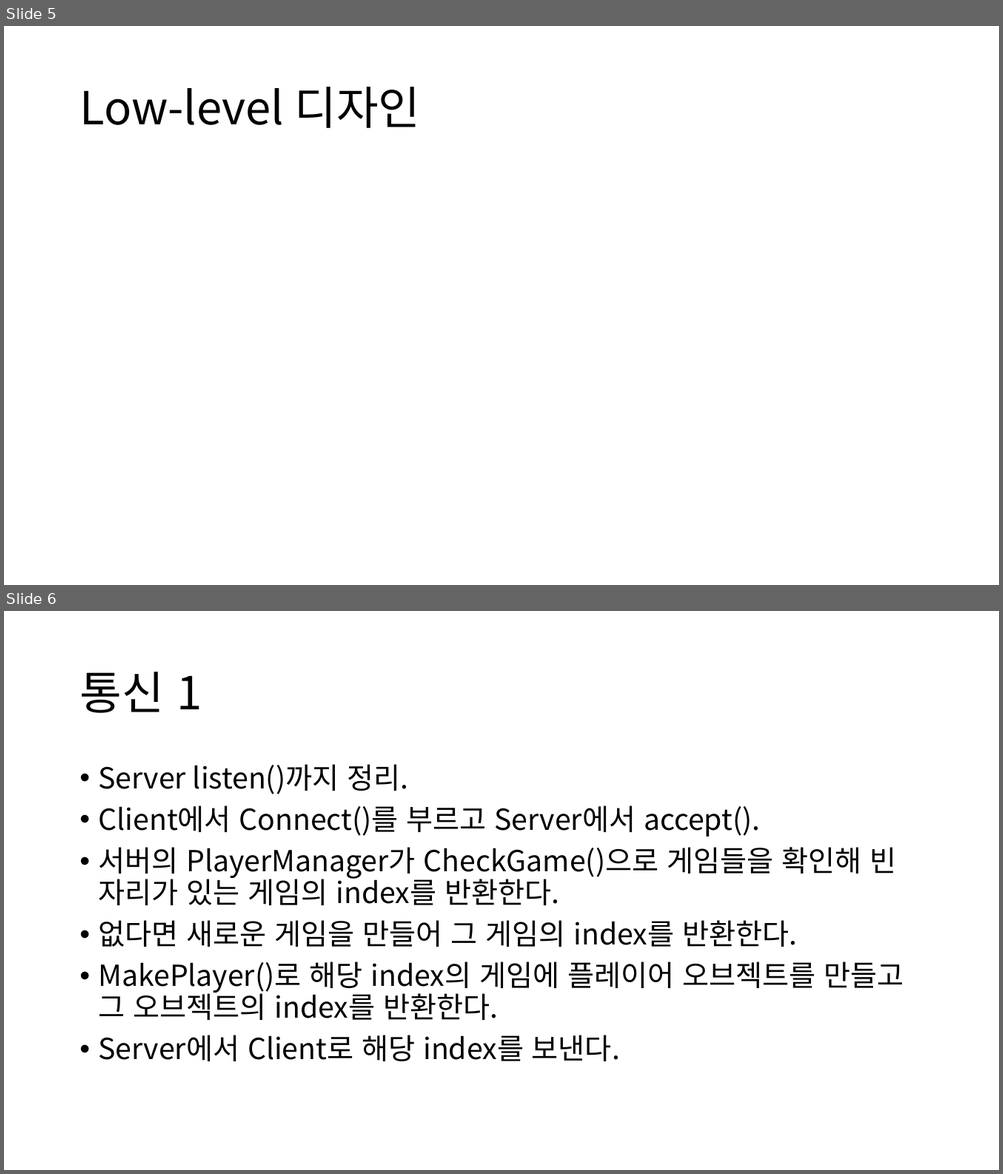
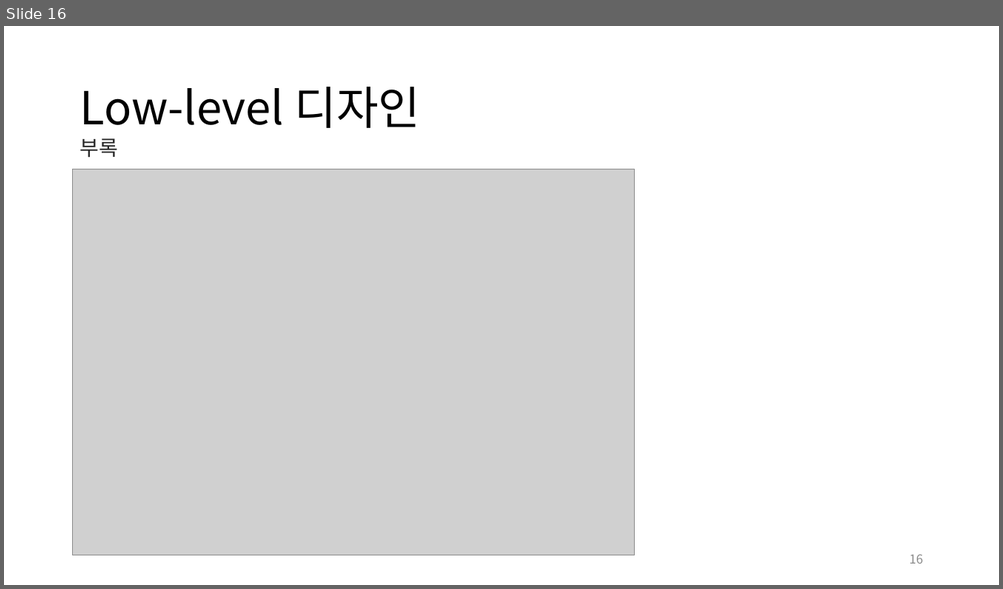
Before and after one commit to andy3790/NGP_Project, a slide deck: Doc/추진 계획서.pptx. Shown one above the other, each under a label of ours: slides 5 and 6 before the commit, slide 16 after it. The pictures are 1003x1174 and 1003x589 pixels, drawn with LibreOffice and Linux fonts; fonts in the diff are those of the drawing; grey boxes stand for pictures. Boxes give left, top, right and bottom in pixels: in the first picture for what was removed or moved away, otherwise in the second. Text is boxed around its words. In the diff, an @@ line names an element or a change of style, - is before the commit and + after.

```diff
--- a/Doc/추진 계획서.pptx
+++ b/Doc/추진 계획서.pptx
@@ slide 6 removed at <box>4,611,999,1170</box>, background #FFFFFF @@
@@ title removed at <box>79,672,202,713</box> @@
-통신 1
@@ text removed at <box>99,764,903,1062</box> @@
-• Server listen()까지 정리.
-• Client에서 Connect()를 부르고 Server에서 accept().
-• 서버의 PlayerManager가 CheckGame()으로 게임들을 확인해 빈 자리가 있는 게임의 index를 반환한다.
-• 없다면 새로운 게임을 만들어 그 게임의 index를 반환한다.
-• MakePlayer()로 해당 index의 게임에 플레이어 오브젝트를 만들고 그 오브젝트의 index를 반환한다.
-• Server에서 Client로 해당 index를 보낸다.
@@ what was slide 5 is now slide 16 @@
@@ slide 16 changed as well @@
@@ text added at <box>79,138,118,157</box>, 20 pt, text #262626 @@
+부록
@@ picture added at <box>73,170,634,556</box> @@
@@ page number added at <box>909,554,923,564</box>, 12 pt, text #8C8C8C @@
+16
```
Also in this commit, not shown: 6 other slides changed, 16 slides added, 4 other slides removed.
